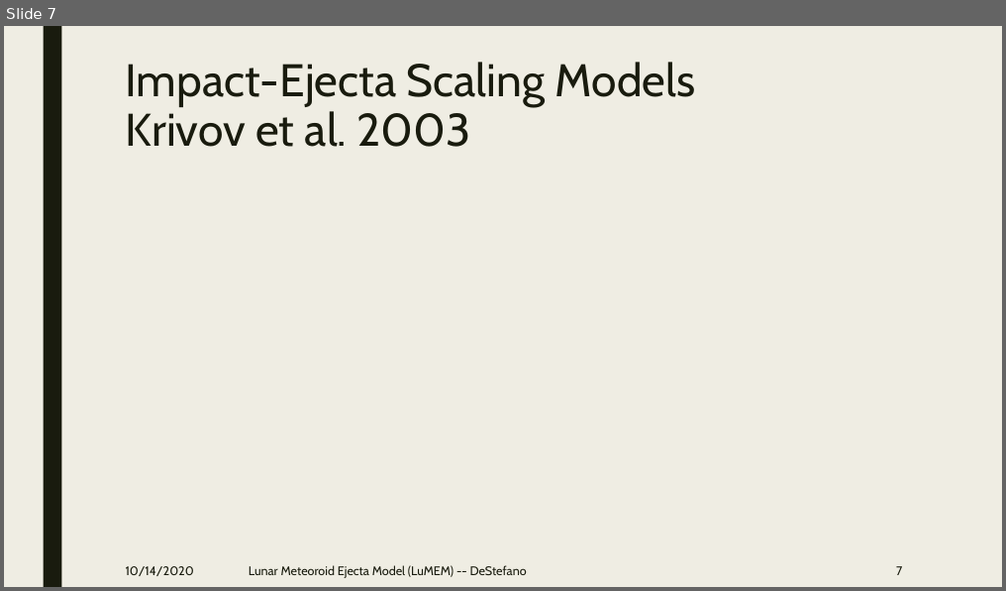
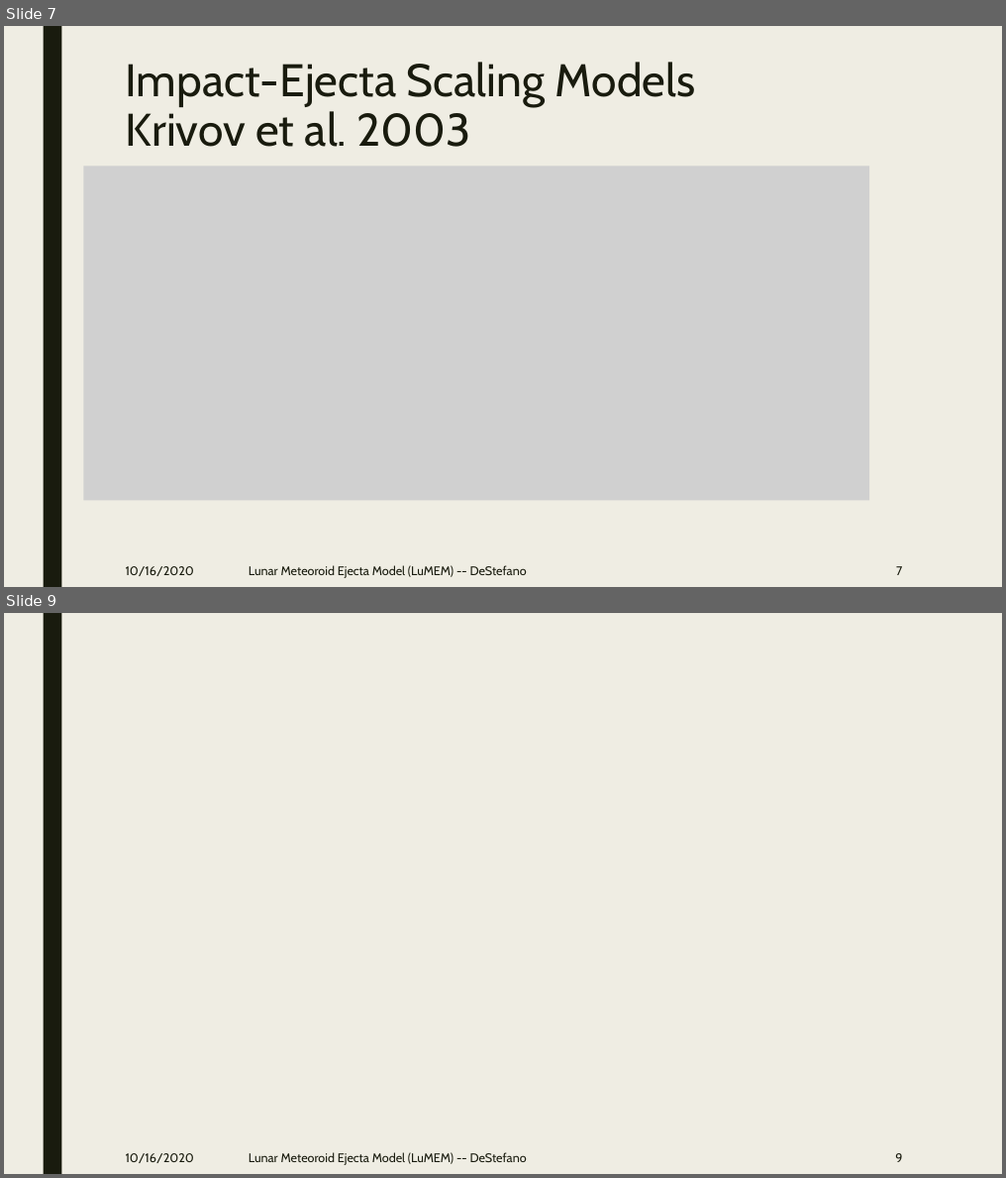
Before and after one commit to pmbremner/LunarEjecta, a slide deck: Presentation/Lunar_Secondary_Ejecta_Model.pptx. Shown one above the other, each under a label of ours: slide 7 before the commit, slides 7 and 9 after it; the slides between them are not shown. The pictures are 1006x591 and 1006x1178 pixels, drawn with LibreOffice and Linux fonts; fonts in the diff are those of the drawing; grey boxes stand for pictures. Boxes give left, top, right and bottom in pixels: in the first picture for what was removed or moved away, otherwise in the second. Text is boxed around its words. In the diff, an @@ line names an element or a change of style, - is before the commit and + after.

```diff
--- a/Presentation/Lunar_Secondary_Ejecta_Model.pptx
+++ b/Presentation/Lunar_Secondary_Ejecta_Model.pptx
@@ slide 9 added at (4, 613, 1002, 1174), background #EFEDE3; not listed: 1 template element that a slide beside it also shows @@
@@ text added at (126, 1154, 194, 1163), 12 pt, text #191B0E @@
+10/16/2020
@@ text added at (249, 1153, 527, 1165), 12 pt, text #191B0E @@
+Lunar Meteoroid Ejecta Model (LuMEM) -- DeStefano
@@ page number added at (895, 1154, 902, 1162), 12 pt, text #191B0E @@
+9
@@ slide 7 changed as well @@
@@ picture added at (83, 166, 869, 500) @@
@@ text at (126, 567, 194, 576): text changed @@
-10/14/2020
+10/16/2020
```
Also in this commit, not shown: 9 other slides changed, 1 other slide added.
